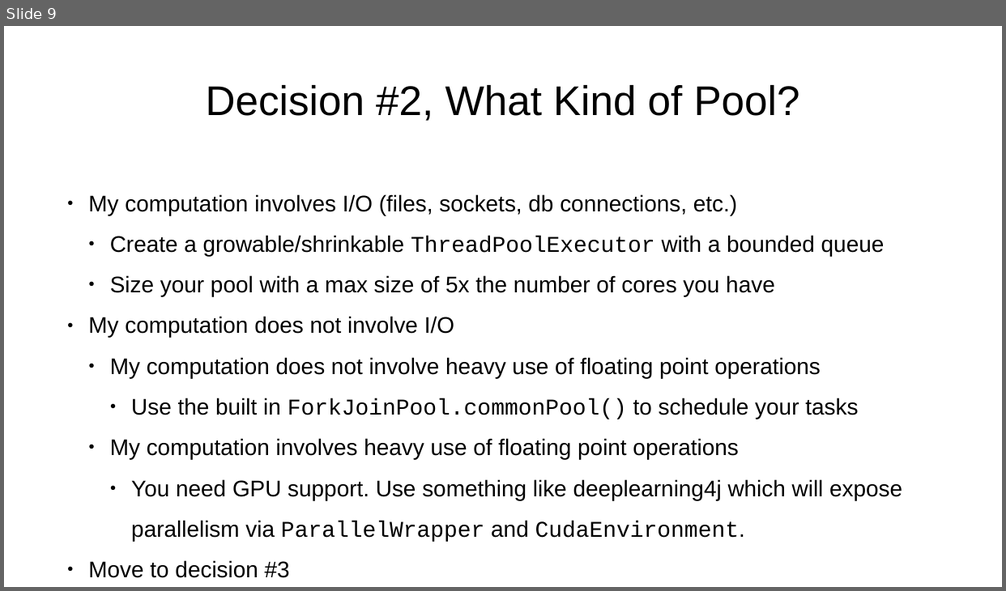
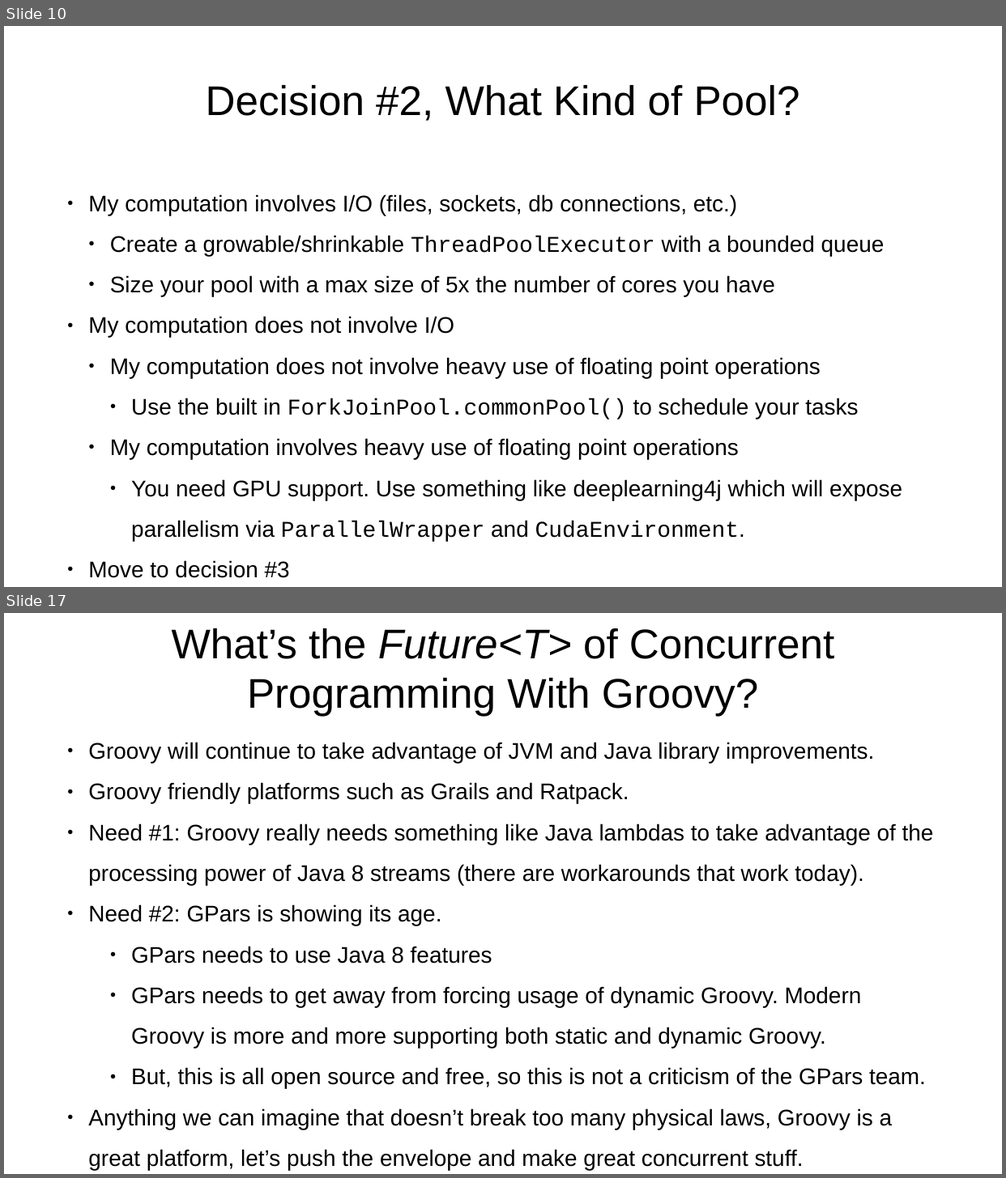
Before and after one commit to dwclark/concurrent-groovy, a slide deck: concurrent-groovy.odp. Shown one above the other, each under a label of ours: slide 9 before the commit, slides 10 and 17 after it; the slides between them are not shown. The pictures are 1006x591 and 1006x1178 pixels, drawn with LibreOffice and Linux fonts; fonts in the diff are those of the drawing. Boxes give left, top, right and bottom in pixels: in the first picture for what was removed or moved away, otherwise in the second. Text is boxed around its words. In the diff, an @@ line names an element or a change of style, - is before the commit and + after.

```diff
--- a/concurrent-groovy.odp
+++ b/concurrent-groovy.odp
@@ slide 17 added at (4,613,1002,1174), background #FFFFFF @@
@@ title added at (172,628,834,716), 33 pt, text #000000 @@
+What’s the Future<T> of Concurrent Programming With Groovy?
@@ text added at (88,742,934,1130), 18 pt, text #000000 @@
+● Groovy will continue to take advantage of JVM and Java library improvements.
+● Groovy friendly platforms such as Grails and Ratpack.
+● Need #1: Groovy really needs something like Java lambdas to take advantage of the processing power of Java 8 streams (there are workarounds that work today).
+● Need #2: GPars is showing its age.
+    ● GPars needs to use Java 8 features
+    ● GPars needs to get away from forcing usage of dynamic Groovy. Modern Groovy is more and more supporting both static and dynamic Groovy.
+    ● But, this is all open source and free, so this is not a criticism of the GPars team.
+● Anything we can imagine that doesn’t break too many physical laws, Groovy is a great platform, let’s push the envelope and make great concurrent stuff.
@@ what was slide 9 is now slide 10 @@
```
Also in this commit, not shown: 3 slides changed, 8 other slides added, 2 slides removed, 3 other files.
